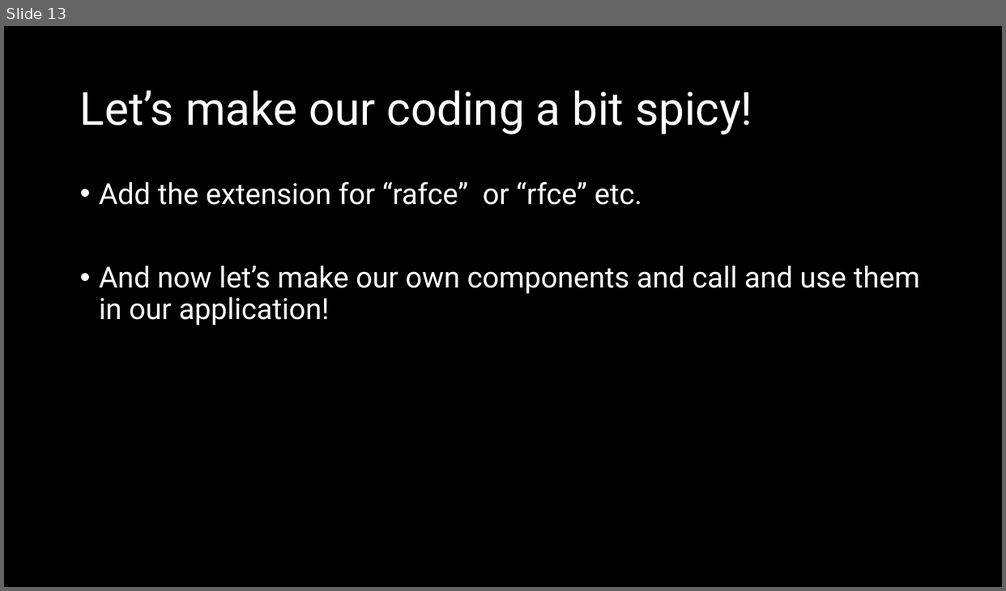
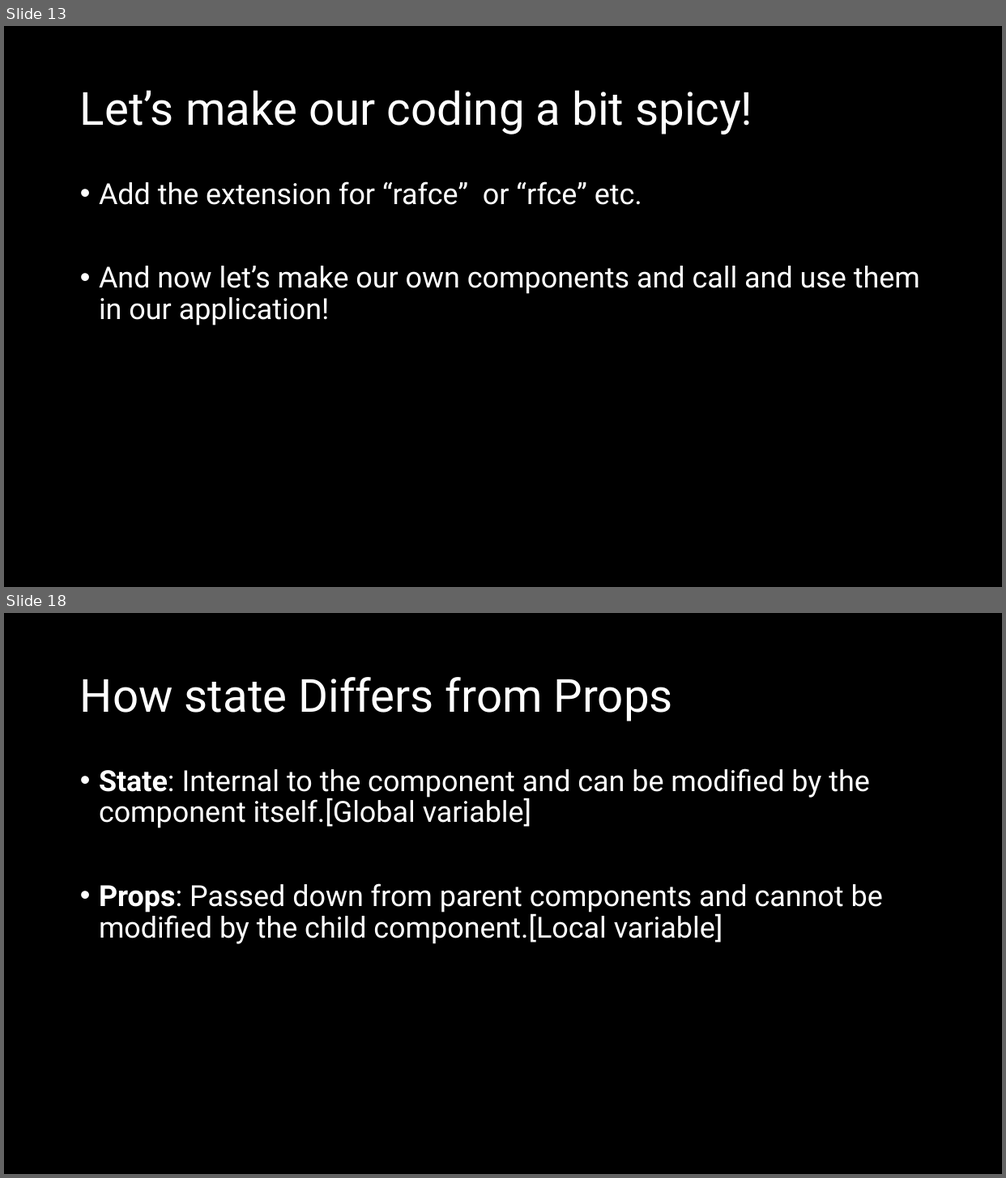
Before and after one commit to natiquekeyin/fall2024, a slide deck: JavaScript/Week10/Week10.pptx. Shown one above the other, each under a label of ours: slide 13 before the commit, slides 13 and 18 after it; the slides between them are not shown. The pictures are 1006x591 and 1006x1178 pixels, drawn with LibreOffice and Linux fonts; fonts in the diff are those of the drawing. Boxes give left, top, right and bottom in pixels: in the first picture for what was removed or moved away, otherwise in the second. Text is boxed around its words. In the diff, an @@ line names an element or a change of style, - is before the commit and + after.

```diff
--- a/JavaScript/Week10/Week10.pptx
+++ b/JavaScript/Week10/Week10.pptx
@@ slide 18 added at bbox=[4, 613, 1002, 1174], background #000000 @@
@@ title added at bbox=[80, 677, 673, 722], 44 pt, text #FFFFFF @@
+How state Differs from Props
@@ text added at bbox=[99, 769, 883, 944], 28 pt, text #FFFFFF @@
+• State: Internal to the component and can be modified by the component itself.[Global variable]
+• Props: Passed down from parent components and cannot be modified by the child component.[Local variable]
```
Also in this commit, not shown: 1 slide changed, 11 other slides added.
